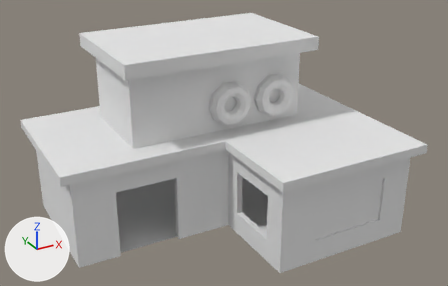
A saved change to the OBJ model Assets/Models/ForScene/building/house1/house1_model.obj.
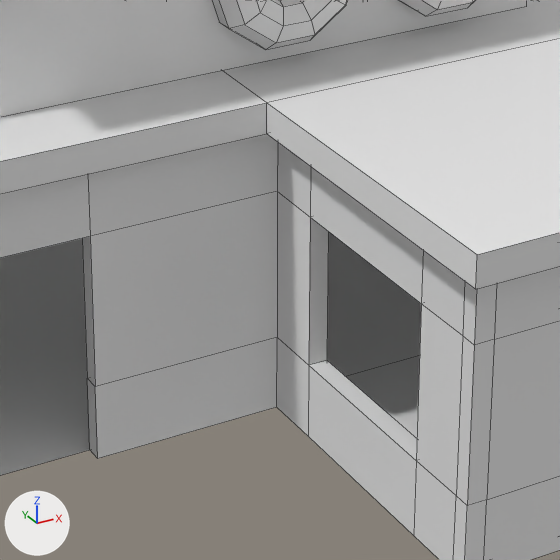
Old and new are each drawn whole from a camera (50 mm lens) standing at (-21.9, -42.98, 28.09) and looking at (0.64, -1.99, 7.6) and again close up on the part from 34% to 68% of the width and 39% to 93% of the height. The lights are fixed; the arrows at lower left show +X, +Y and +Z. The close-ups show mesh edges as thin lines. Where no turn or scale is listed for an object, it has been applied to the vertices. Vertices at the same position are counted once.

In view in the first close-up: 'house1_model'.
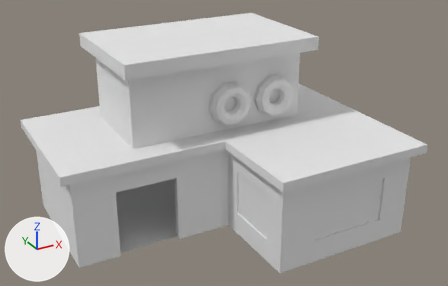
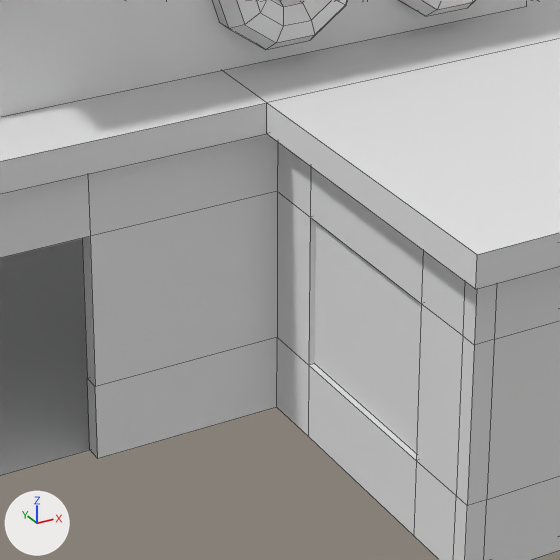
Boxes (x1, y1, x2, y2) around the edits, measured in the close-ups (560 x 560 px):
part 1 of me_house1_model, added
    after: (314, 222, 421, 454)

The change, as a diff of the scene's bpy script:
```diff
--- a/Assets/Models/ForScene/building/house1/house1_model.obj.py
+++ b/Assets/Models/ForScene/building/house1/house1_model.obj.py
@@ me_house1_model @@
 me_house1_model.from_pydata(...)  # 405 vertices, 306 faces; spans x -13.3..13.4, y -11.8..8.9, z 0.4..15.7
 # used by ob_house1_model
+# me_house1_model part 1: the loose piece of 4 vertices spanning x 12.4, y -9.0..-4.2, z 2.3..6.0 is copied, and the copy is moved by (-11.7, 0.0, 0.0); it spans x 0.6, y -9.0..-4.2, z 2.3..6.0
 me_house1_model.materials.append(mat_initialshadinggroup)
```
